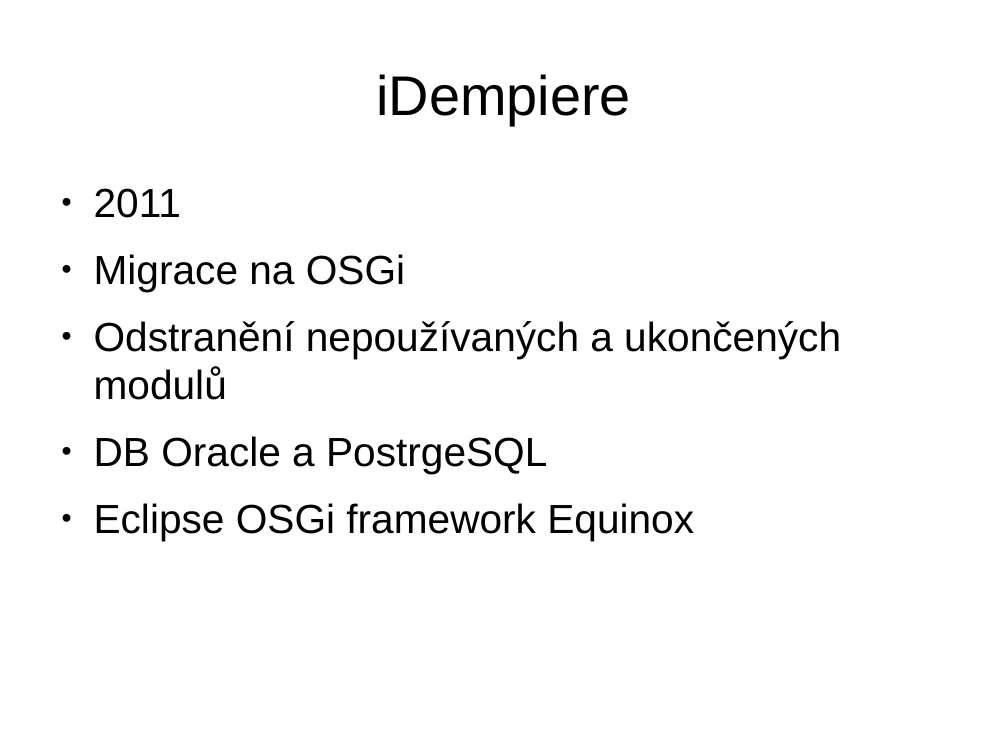
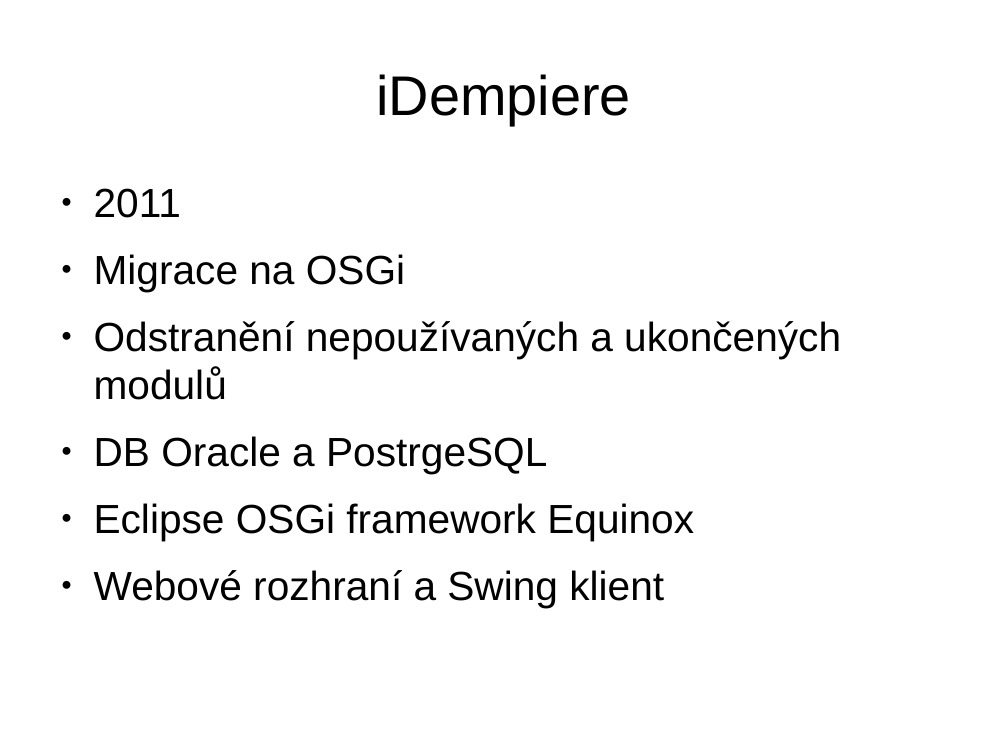
Before and after one commit to martin-vavrusak/mgr_statnice, a slide deck: slide 5 of !prezentace/vavrusak_WYSIVYG.odp. Drawn at 1008x756 pixels with LibreOffice and Linux fonts; fonts in the diff are those of the drawing. Boxes give left, top, right and bottom in pixels: in the first picture for what was removed or moved away, otherwise in the second. Text is boxed around its words. In the diff, an @@ line names an element or a change of style, - is before the commit and + after.

```diff
--- a/!prezentace/vavrusak_WYSIVYG.odp
+++ b/!prezentace/vavrusak_WYSIVYG.odp
@@ text at (94,570,664,607): paragraph added @@
+● Webové rozhraní a Swing klient
```
Also in this commit, not shown: 12 other slides changed, 21 slides added, 29 other files.
